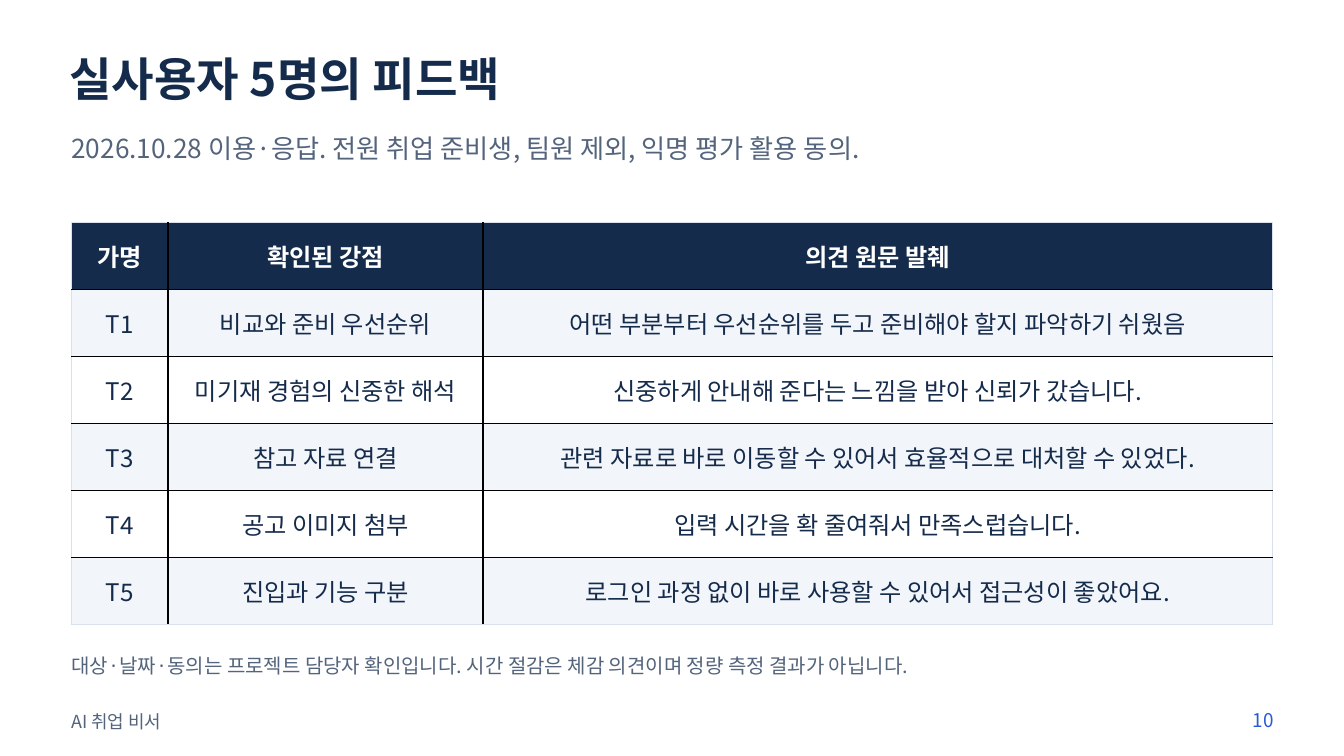
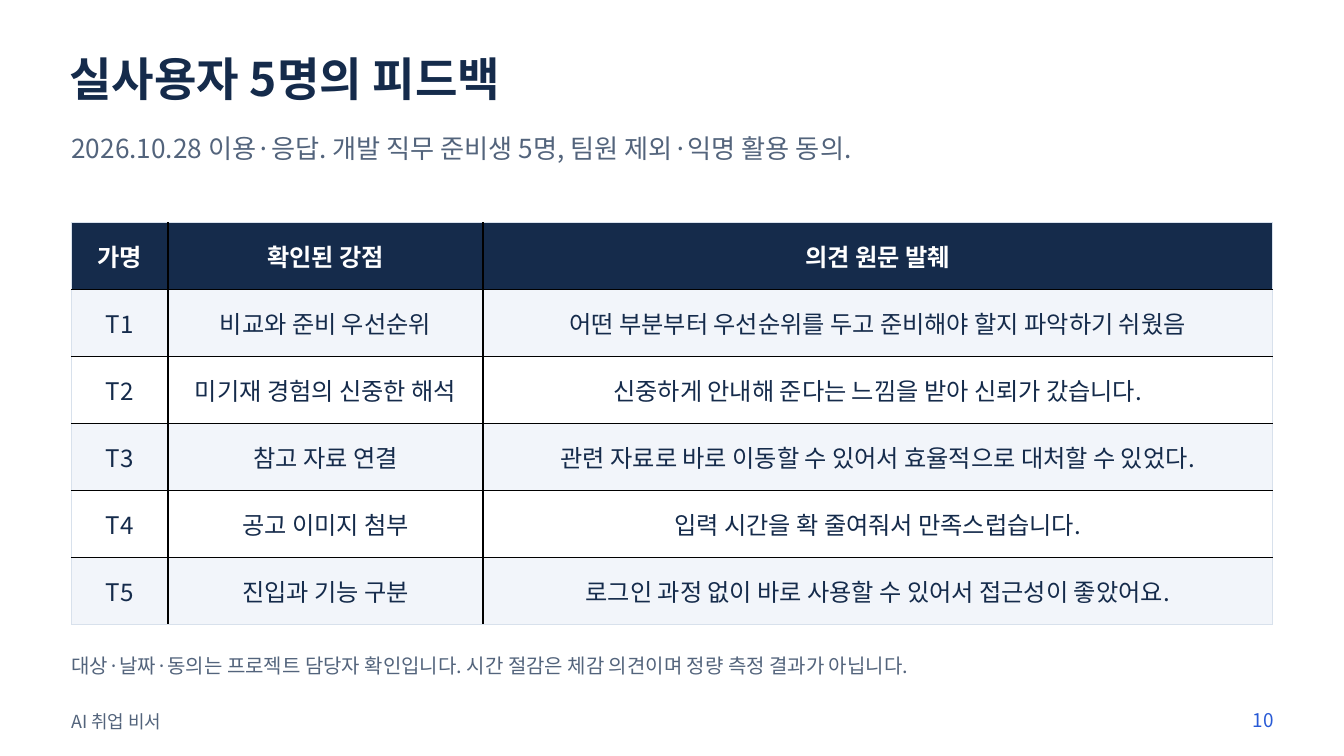
Before and after one commit to SonJH0/aisupport, a slide deck: slide 10 of docs/presentation/presentation.pptx. Drawn at 1344x756 pixels with LibreOffice and Linux fonts; fonts in the diff are those of the drawing. Boxes give left, top, right and bottom in pixels: in the first picture for what was removed or moved away, otherwise in the second. Text is boxed around its words. In the diff, an @@ line names an element or a change of style, - is before the commit and + after.

```diff
--- a/docs/presentation/presentation.pptx
+++ b/docs/presentation/presentation.pptx
@@ text at [71,136,852,163]: text changed @@
-2026.10.28 이용·응답. 전원 취업 준비생, 팀원 제외, 익명 평가 활용 동의.
+2026.10.28 이용·응답. 개발 직무 준비생 5명, 팀원 제외·익명 활용 동의.
```
Also in this commit, not shown: 5 other slides changed, 22 other files.
